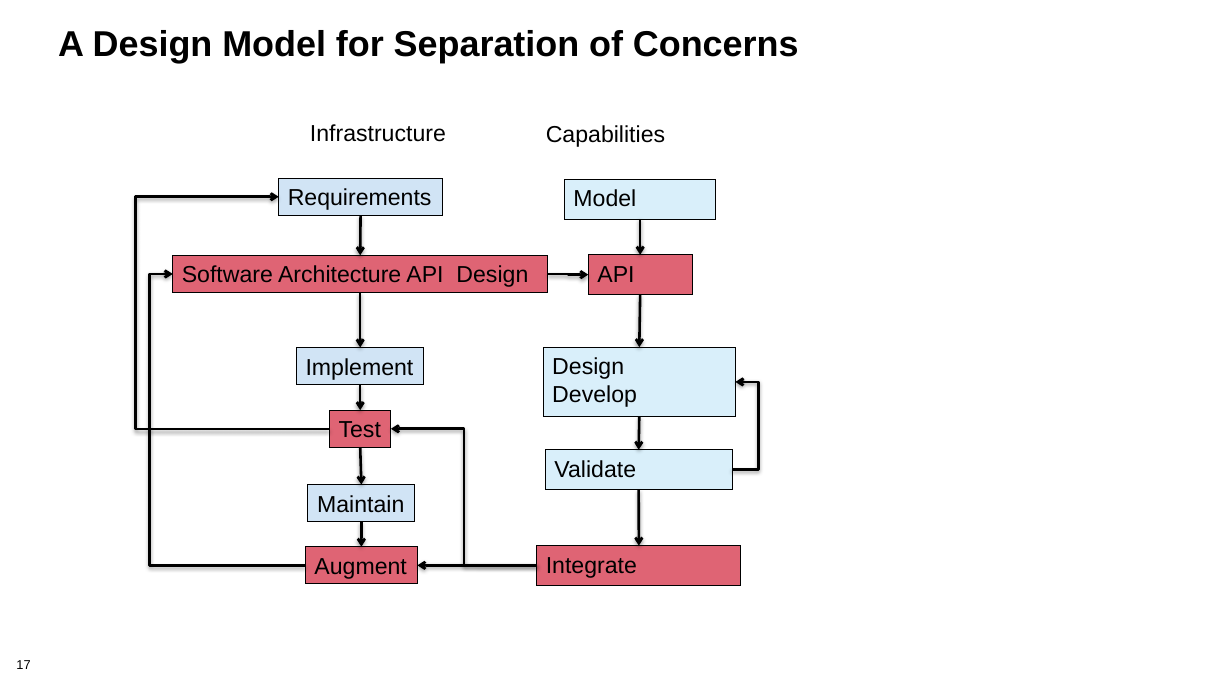
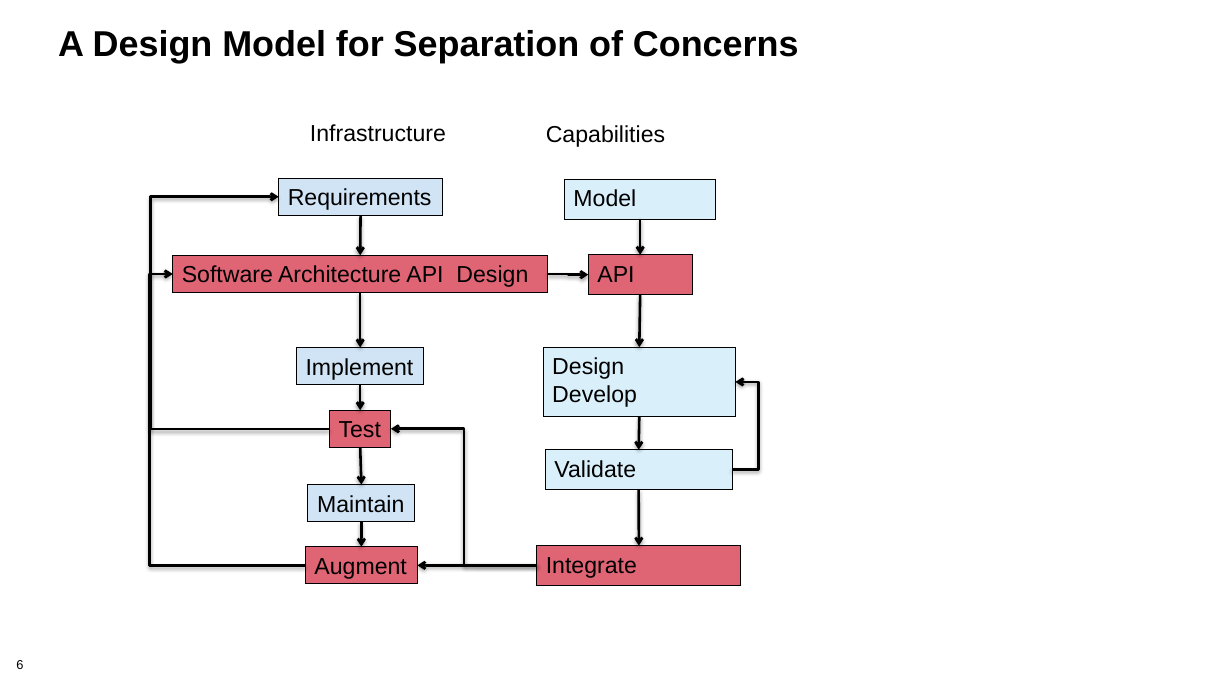
Before and after one commit to bssw-tutorial/presentations, a slide deck: slide 6 of final-presentations/2021-03-25-iss/05-design.pptx (slide 17 before the commit). Drawn at 1232x693 pixels with LibreOffice and Linux fonts; fonts in the diff are those of the drawing; background and template pictures are left out. Boxes give left, top, right and bottom in pixels: in the first picture for what was removed or moved away, otherwise in the second. Text is boxed around its words. In the diff, an @@ line names an element or a change of style, - is before the commit and + after.

```diff
--- a/final-presentations/2021-03-25-iss/05-design.pptx
+++ b/final-presentations/2021-03-25-iss/05-design.pptx
@@ elbow arrow (329, 429) - (279, 197): route changed @@
@@ page number at [16,660,23,669]: text changed @@
-17
+6
```
Also in this commit, not shown: 2 other slides changed, 7 slides added, 16 slides removed.
